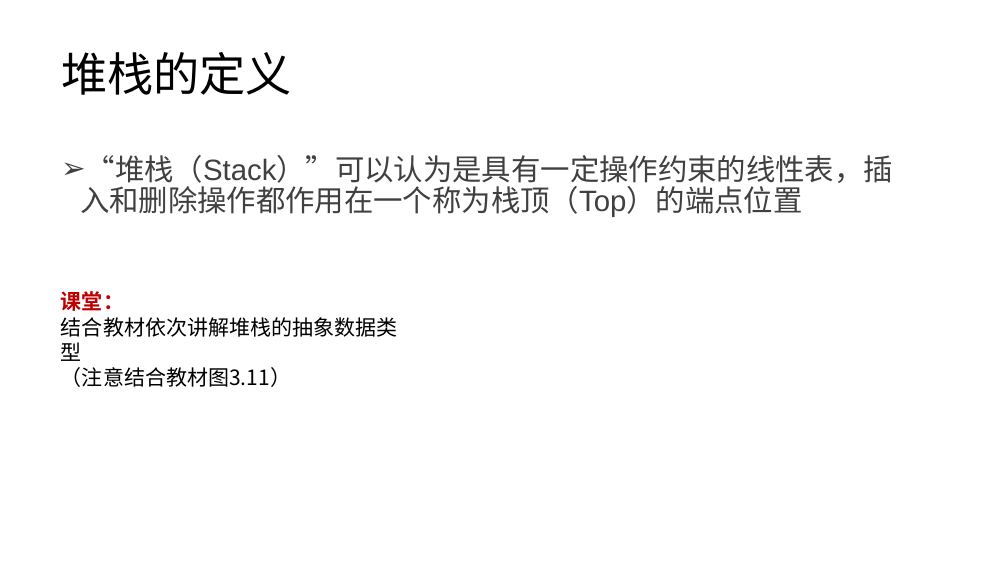
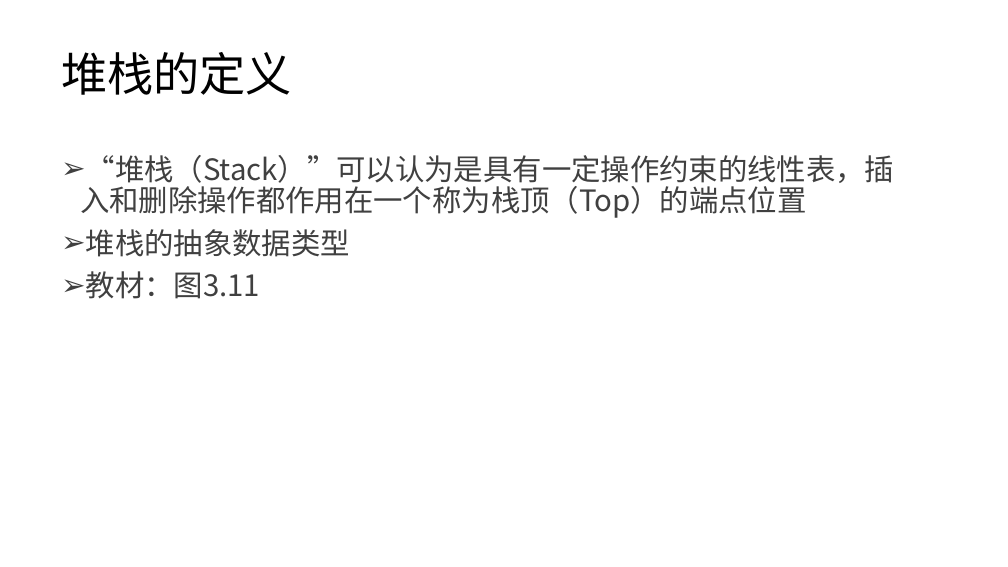
Before and after one commit to lezhang-thu/data-structure, a slide deck: slide 3 of linear-list/2022秋季-数据结构-第3章-线性结构b.pptx. Drawn at 1008x567 pixels with LibreOffice and Linux fonts; fonts in the diff are those of the drawing. Boxes give left, top, right and bottom in pixels: in the first picture for what was removed or moved away, otherwise in the second. Text is boxed around its words. In the diff, an @@ line names an element or a change of style, - is before the commit and + after.

```diff
--- a/linear-list/2022秋季-数据结构-第3章-线性结构b.pptx
+++ b/linear-list/2022秋季-数据结构-第3章-线性结构b.pptx
@@ text at (80,155,895,218): font Arial to Noto Sans CJK SC in "“堆栈（Stack）”可以认为是具有一定操作约束的线性表，插入和删除操作都作用在一个称为栈顶（Top）的端点位置" @@
@@ text at (86,229,350,299): paragraphs added @@
+➢ 堆栈的抽象数据类型
+➢ 教材：图3.11
@@ text removed at (61,291,398,387) @@
-课堂：
-结合教材依次讲解堆栈的抽象数据类型
-（注意结合教材图3.11）
```
Also in this commit, not shown: 13 other slides changed, 1 other file.
